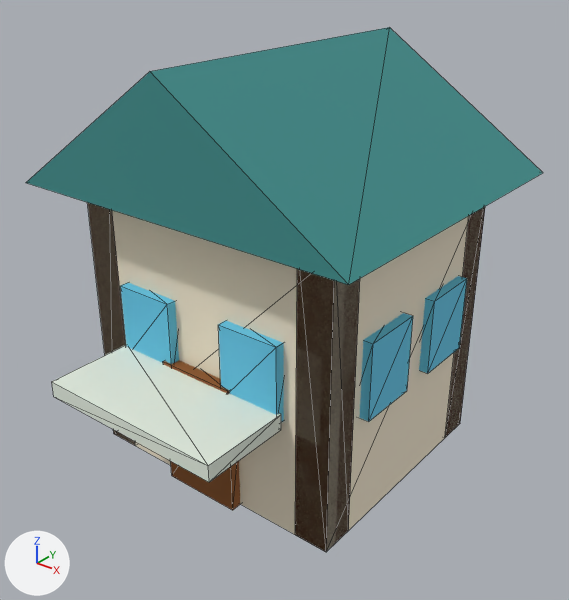
Two versions of the glTF model assets/props/kiosk.glb, one commit apart.
Camera for both pictures: a camera (50 mm lens) standing at (1.41, -1.786, 1.597) and looking at (0.059, -0.098, 0.551). Lighting does not change. The marker at lower left points along +X, +Y and +Z. The picture after the commit comes second. Mesh edges are drawn as thin lines. Vertices at exactly the same position are counted once.

The first picture shows 'awning'.
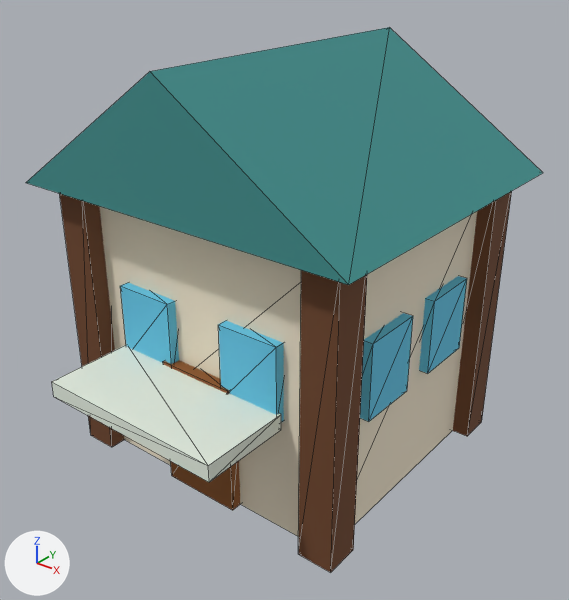
What differs and where, as boxes [x1, y1, x2, y2] in the pictures (569 x 600 px):
```json
{"object": "awning", "change": "reshaped", "before": [26, 27, 543, 552], "after": [26, 27, 543, 573]}
{"part": 1, "of": "me_awning", "change": "added", "after": [60, 194, 124, 447], "on screen": "brown"}
{"part": 2, "of": "me_awning", "change": "added", "after": [298, 270, 367, 573], "on screen": "brown"}
{"part": 3, "of": "me_awning", "change": "added", "after": [453, 191, 512, 436], "on screen": "brown"}
{"part": 4, "of": "me_awning", "change": "deleted", "before": [88, 203, 485, 551], "on screen": "mostly hidden"}
```

The change, as JSON lines over the scene's bpy script:
```json
{"block": "me_awning", "where": "# used by ob_awning; location = (0.0, 0.0, 0.0)"}
{"op": "remove", "block": "me_awning", "code": "me_awning.from_pydata(...)  # 86 vertices, 140 faces; spans x -0.57..0.57, y -0.7..0.52, z 0.0..1.278"}
{"op": "add", "block": "me_awning", "code": "me_awning.from_pydata(...)  # 94 vertices, 140 faces; spans x -0.57..0.57, y -0.7..0.52, z 0.0..1.278"}
{"block": "me_awning", "change": "me_awning part 1: a new loose piece, a box spanning x -0.505..-0.395, y -0.455..-0.345, z 0.0..0.9, in mat_beam (brown #6e4326)"}
{"block": "me_awning", "change": "me_awning part 2: a new loose piece, a box spanning x 0.395..0.505, y -0.455..-0.345, z 0.0..0.9, in mat_beam (brown #6e4326)"}
{"block": "me_awning", "change": "me_awning part 3: a new loose piece, a box spanning x 0.395..0.505, y 0.345..0.455, z 0.0..0.9, in mat_beam (brown #6e4326)"}
{"block": "me_awning", "change": "me_awning part 4"}
{"block": "me_awning", "change": "24 vertices are removed from x -0.45..0.45, y -0.4..0.4, z 0.0..0.9"}
{"block": "me_awning", "change": "48 faces are deleted"}
{"block": "me_awning", "change": "other edits to the shape of me_awning do not show in these pictures"}
```
